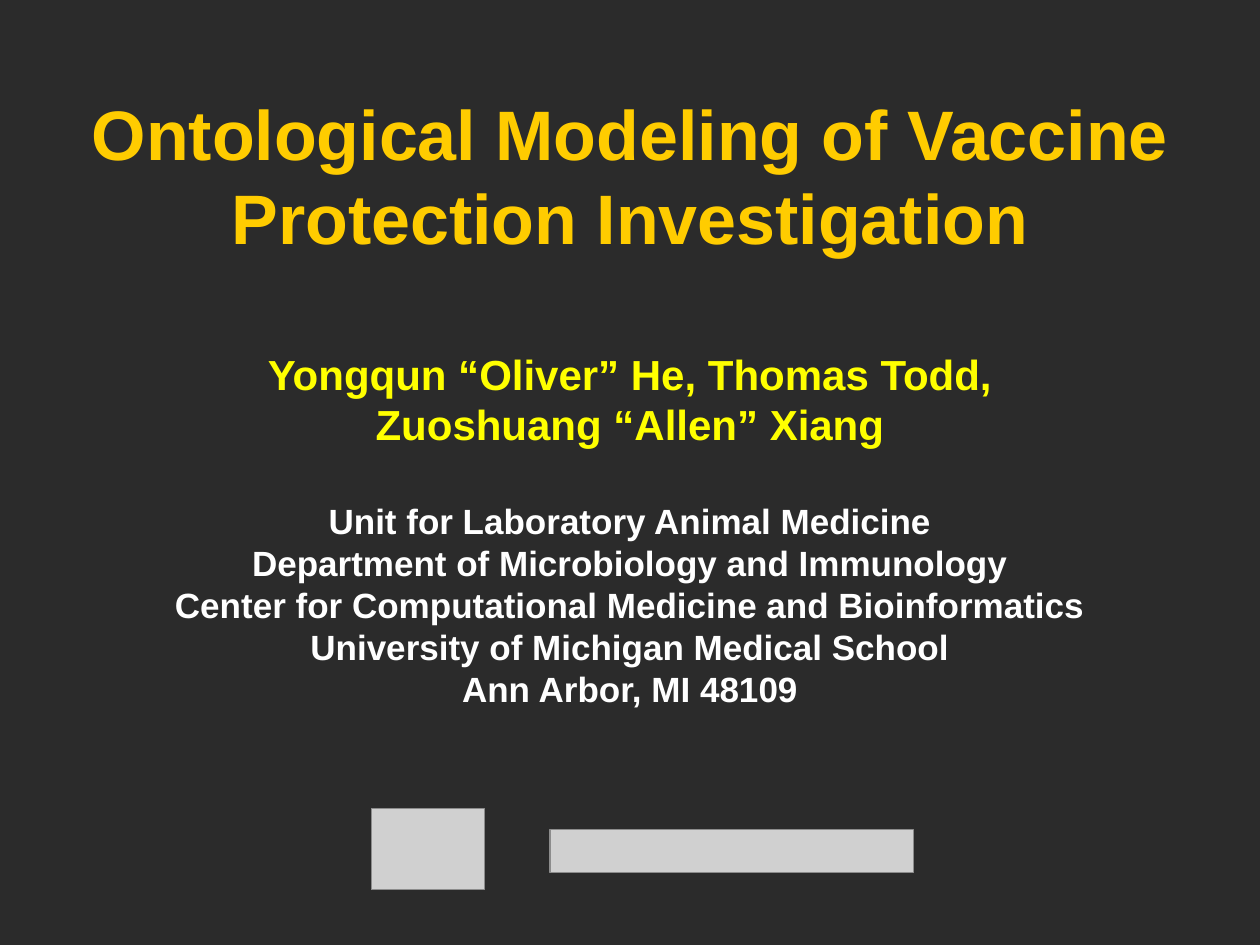
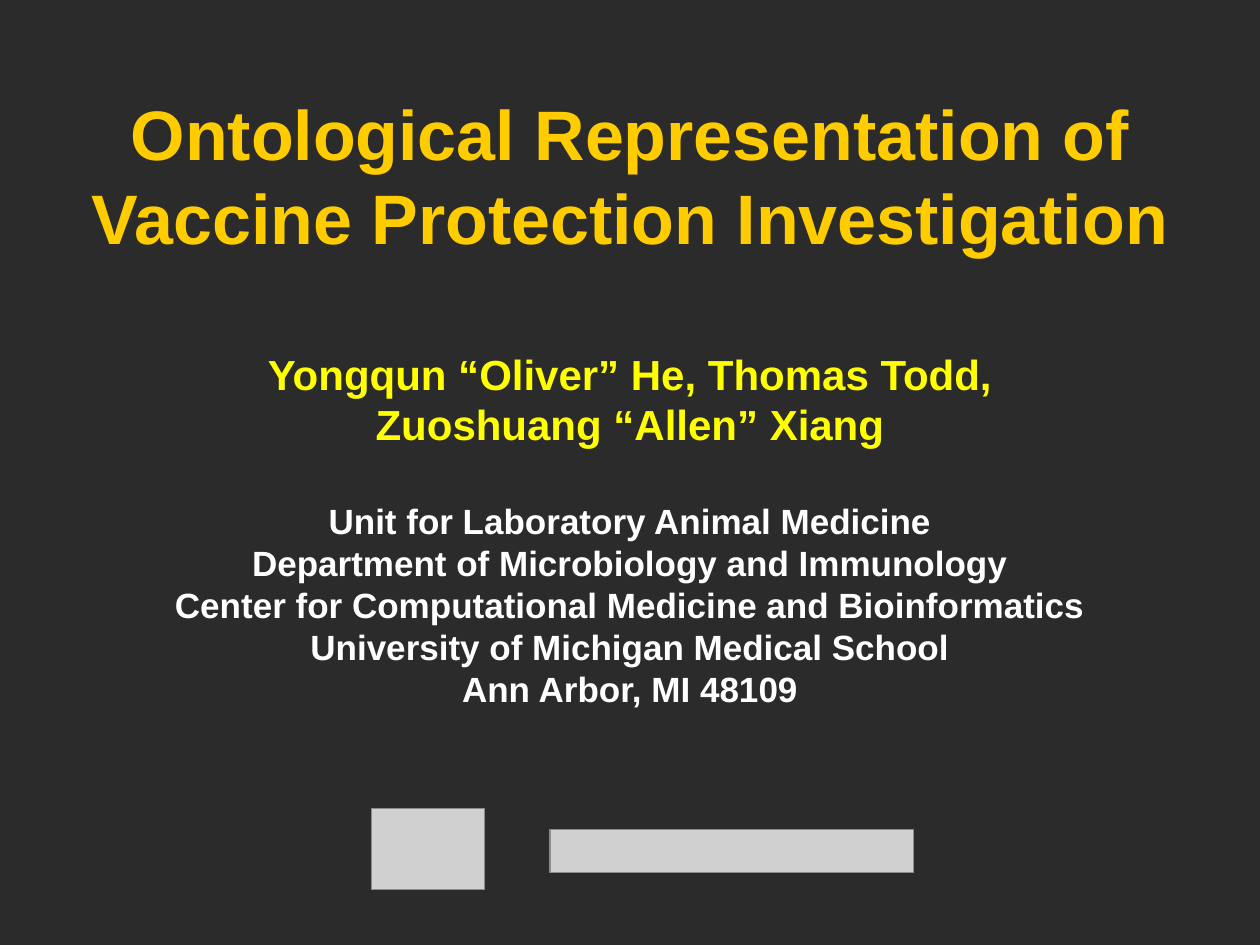
Before and after one commit to obi-ontology/obi-legacy-svn, a slide deck: slide 1 of trunk/docs/developer/use cases/Vaccine_usercase_Vancouver2010.ppt. Drawn at 1260x945 pixels with LibreOffice and Linux fonts; fonts in the diff are those of the drawing; grey boxes stand for pictures; background and template pictures are left out; a plain dark background stands for a picture behind light text. Boxes give left, top, right and bottom in pixels: in the first picture for what was removed or moved away, otherwise in the second. Text is boxed around its words. In the diff, an @@ line names an element or a change of style, - is before the commit and + after.

```diff
--- a/trunk/docs/developer/use cases/Vaccine_usercase_Vancouver2010.ppt
+++ b/trunk/docs/developer/use cases/Vaccine_usercase_Vancouver2010.ppt
@@ text at [92, 109, 1168, 257]: text changed @@
-Ontological Modeling of Vaccine Protection Investigation
+Ontological Representation of Vaccine Protection Investigation
```
Also in this commit, not shown: 16 other slides changed.
